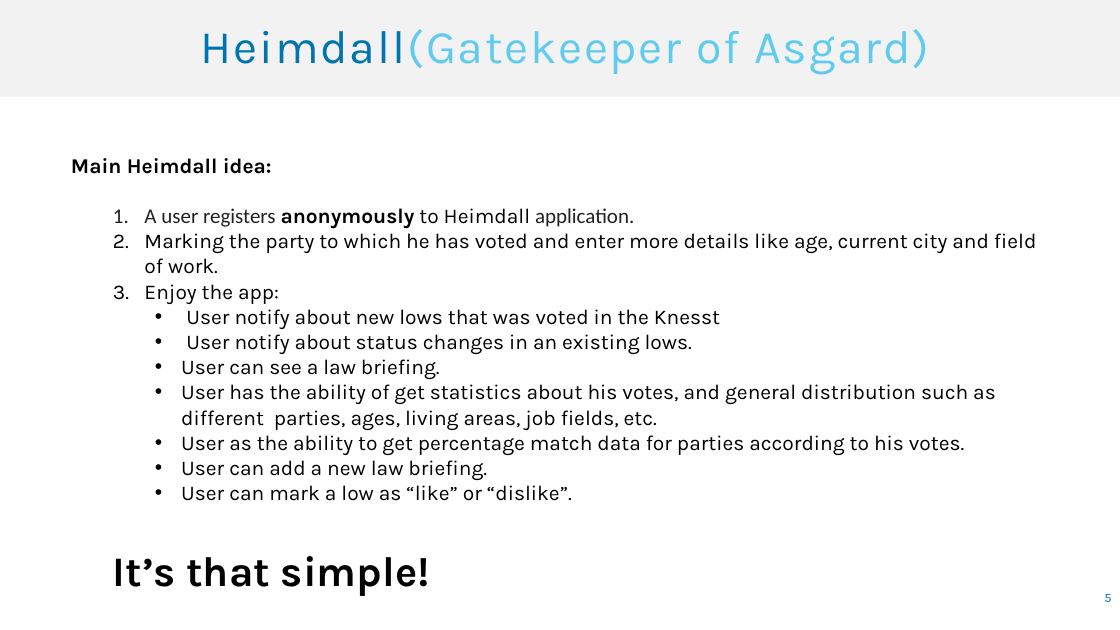
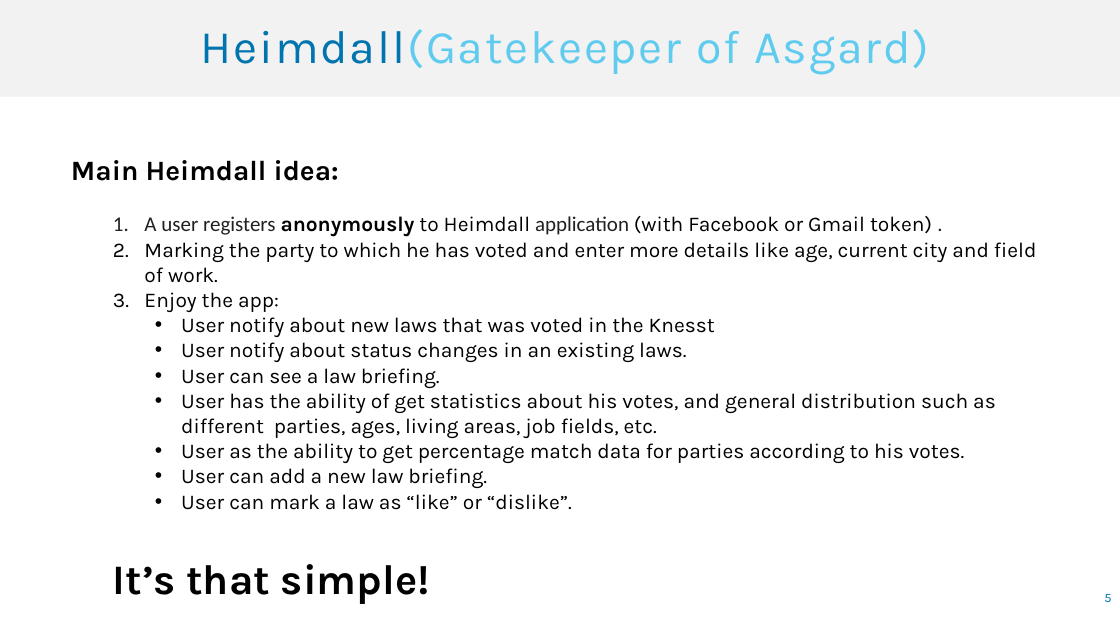
Before and after one commit to idantavor/PoliticalCrowd, a slide deck: slide 5 of CrowdPresentation.pptx. Drawn at 1120x630 pixels with LibreOffice and Linux fonts; fonts in the diff are those of the drawing. Boxes give left, top, right and bottom in pixels: in the first picture for what was removed or moved away, otherwise in the second. Text is boxed around its words. In the diff, an @@ line names an element or a change of style, - is before the commit and + after.

```diff
--- a/CrowdPresentation.pptx
+++ b/CrowdPresentation.pptx
@@ text at (71,160,339,181): size 18 to 24 pt in "Main Heimdall idea:" @@
@@ text at (144,216,932,237): text changed; font Calibri to Karla; text colour #212121 to #000000 @@
-  1. A user registers anonymously to Heimdall application.
+  1. A user registers anonymously to Heimdall application (with Facebook or Gmail token) .
@@ text at (181,317,715,362): text changed @@
-    • User notify about new lows that was voted in the Knesst
-    • User notify about status changes in an existing lows.
+    • User notify about new laws that was voted in the Knesst
+    • User notify about status changes in an existing laws.
@@ text at (181,494,572,510): text changed @@
-    • User can mark a low as “like” or “dislike”.
+    • User can mark a law as “like” or “dislike”.
```
Also in this commit, not shown: 5 other slides changed, 1 slide added.
